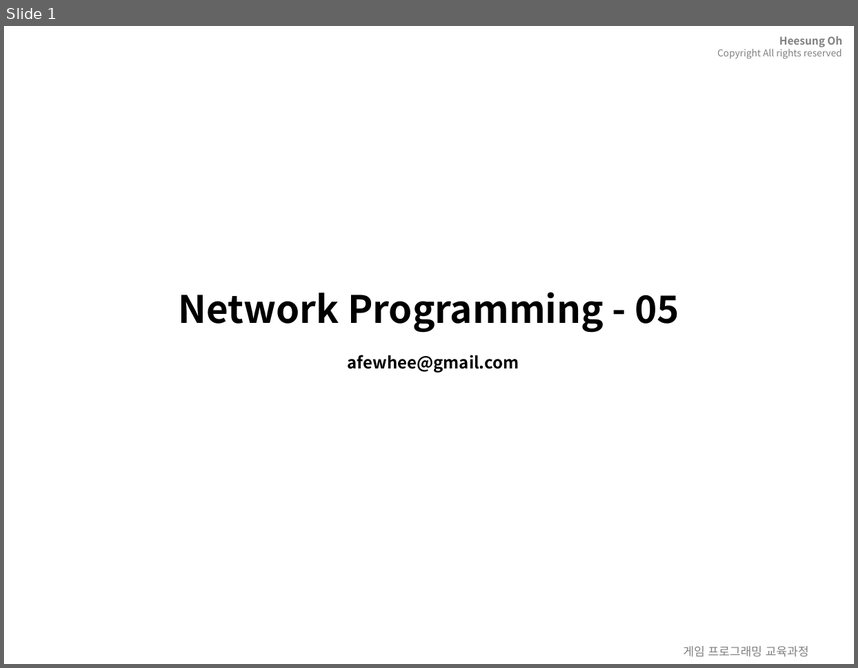
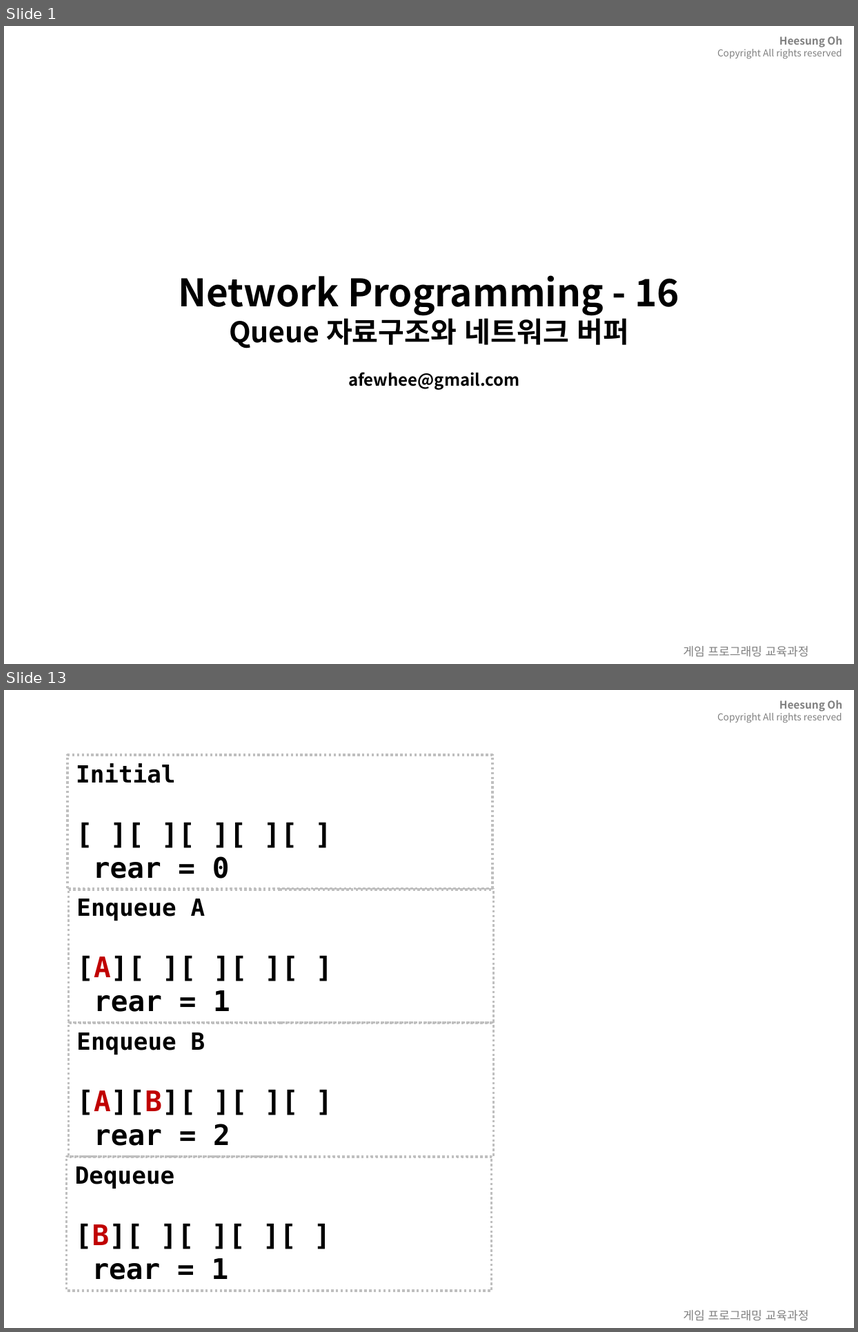
Before and after one commit to 3dapi/dv05_netlib, a slide deck: ppt/_network_16.pptx. Shown one above the other, each under a label of ours: slide 1 before the commit, slides 1 and 13 after it; the slides between them are not shown. The pictures are 858x668 and 858x1332 pixels, drawn with LibreOffice and Linux fonts; fonts in the diff are those of the drawing; background and template pictures are left out. Boxes give left, top, right and bottom in pixels: in the first picture for what was removed or moved away, otherwise in the second. Text is boxed around its words. In the diff, an @@ line names an element or a change of style, - is before the commit and + after.

```diff
--- a/ppt/_network_16.pptx
+++ b/ppt/_network_16.pptx
@@ slide 13 added at (4,690,854,1328), background picture (left out); not listed: 1 template element that a slide beside it also shows @@
@@ rectangle added at (67,755,493,889), outline #BFBFBF 2 pt dashed, 24 pt, text #000000, bold @@
+Initial
+[ ][ ][ ][ ][ ]
+rear = 0
@@ rectangle added at (69,888,494,1023), outline #BFBFBF 2 pt dashed, 24 pt, text #000000, bold @@
+Enqueue A
+[A][ ][ ][ ][ ]
+rear = 1
@@ rectangle added at (69,1023,494,1156), outline #BFBFBF 2 pt dashed, 24 pt, text #000000, bold @@
+Enqueue B
+[A][B][ ][ ][ ]
+rear = 2
@@ title added at (213,1123,230,1145), 28 pt, text #FFFFFF, bold @@
+16.2.7 Linear Queue 흐름
@@ rectangle added at (67,1156,492,1290), outline #BFBFBF 2 pt dashed, 24 pt, text #000000, bold @@
+Dequeue
+[B][ ][ ][ ][ ]
+rear = 1
@@ text added at (683,1310,809,1321), 10 pt, text #808080 @@
+게임 프로그래밍 교육과정
@@ slide 1 changed as well @@
@@ title at (178,275,680,390): text changed @@
-Network Programming - 05
-afewhee@gmail.com
+Network Programming - 16
+Queue 자료구조와 네트워크 버퍼
+afewhee@gmail.com
```
Also in this commit, not shown: 3 other slides changed, 51 other slides added, 54 other files.
